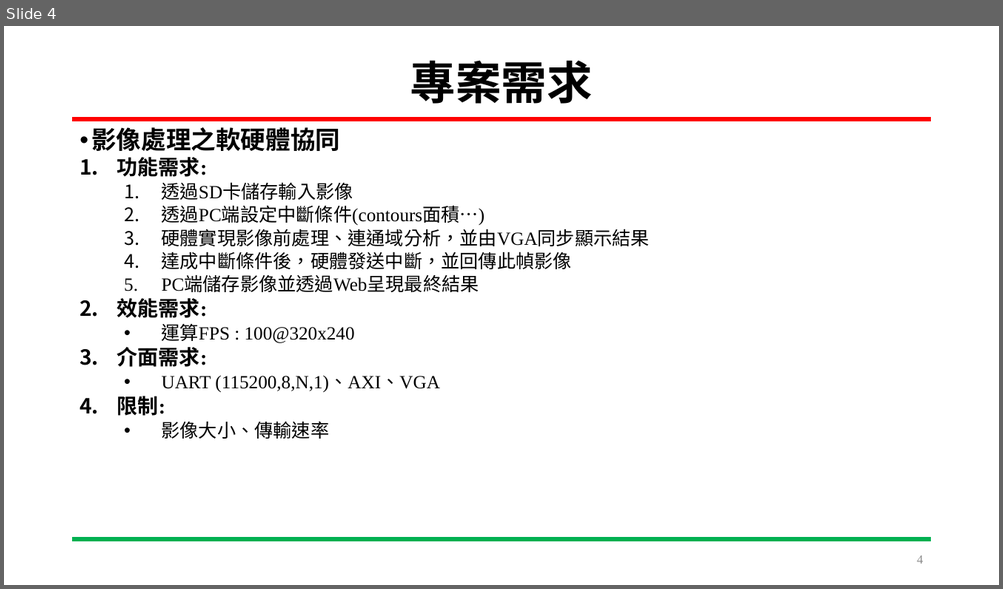
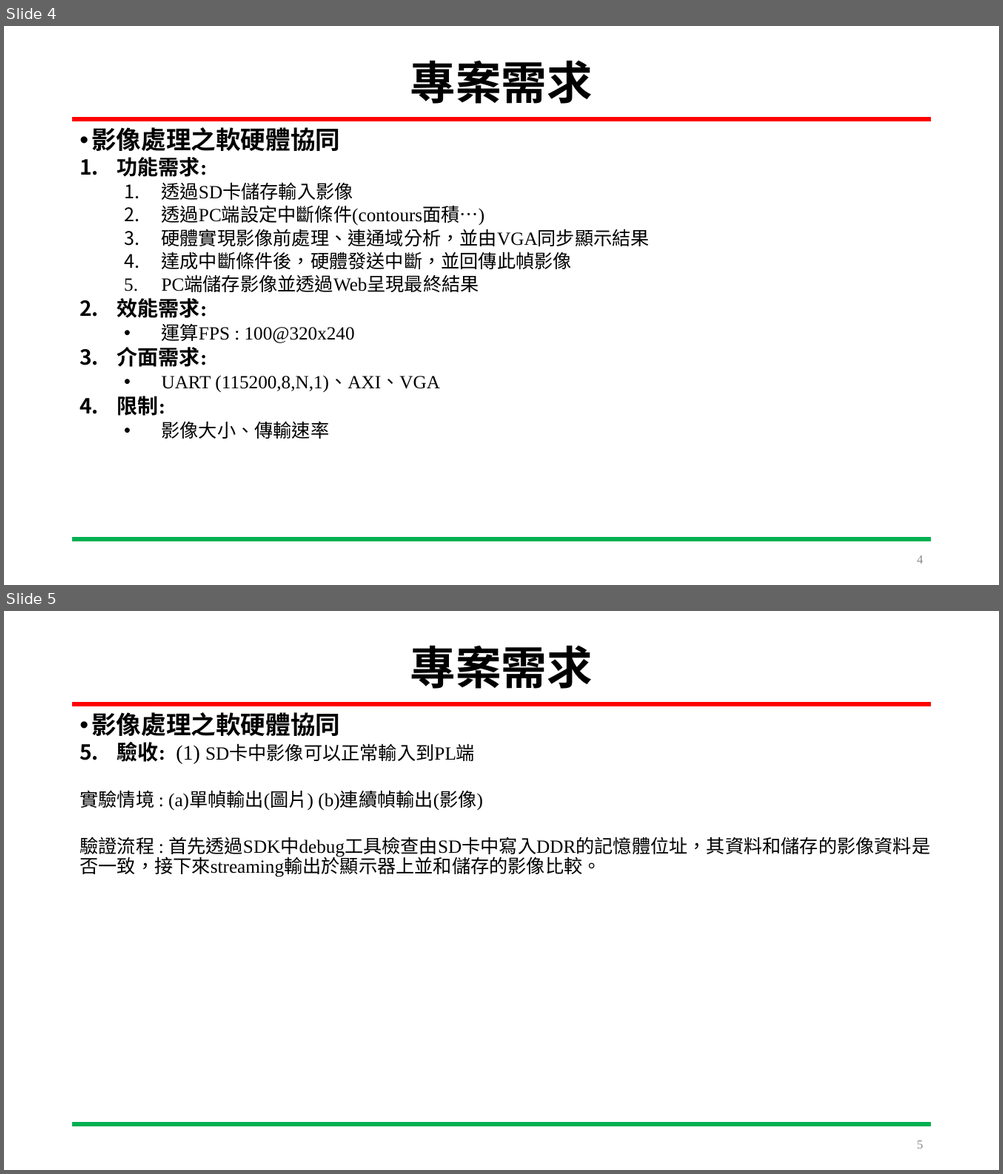
Before and after one commit to HOURFA/SoC_course, a slide deck: final_project/N03-DevelopmentLog/SoC_Final_project.pptx. Shown one above the other, each under a label of ours: slide 4 before the commit, slides 4 and 5 after it. The pictures are 1003x589 and 1003x1174 pixels, drawn with LibreOffice and Linux fonts; fonts in the diff are those of the drawing. Boxes give left, top, right and bottom in pixels: in the first picture for what was removed or moved away, otherwise in the second. Text is boxed around its words. In the diff, an @@ line names an element or a change of style, - is before the commit and + after.

Commit message:
11.30 (1)制定驗證方法 (2)新增架構、流程圖

```diff
--- a/final_project/N03-DevelopmentLog/SoC_Final_project.pptx
+++ b/final_project/N03-DevelopmentLog/SoC_Final_project.pptx
@@ slide 5 added at bbox=[4, 611, 999, 1170], background #FFFFFF; not listed: 2 template elements that a slide beside it also shows @@
@@ title added at bbox=[410, 645, 592, 689], 44 pt, text #000000, bold @@
+專案需求
@@ text added at bbox=[91, 712, 340, 736], 24 pt, text #000000, bold @@
+• 影像處理之軟硬體協同
@@ text added at bbox=[79, 742, 930, 877], 18 pt, text #000000 @@
+5. 驗收: (1) SD卡中影像可以正常輸入到PL端
+實驗情境 : (a)單幀輸出(圖片) (b)連續幀輸出(影像)
+驗證流程 : 首先透過SDK中debug工具檢查由SD卡中寫入DDR的記憶體位址，其資料和儲存的影像資料是否一致，接下來streaming輸出於顯示器上並和儲存的影像比較。
@@ page number added at bbox=[916, 1141, 922, 1149], 12 pt, text #8C8C8C @@
+5
```
Also in this commit, not shown: 2 slides changed, 7 other slides added, 1 other file.
